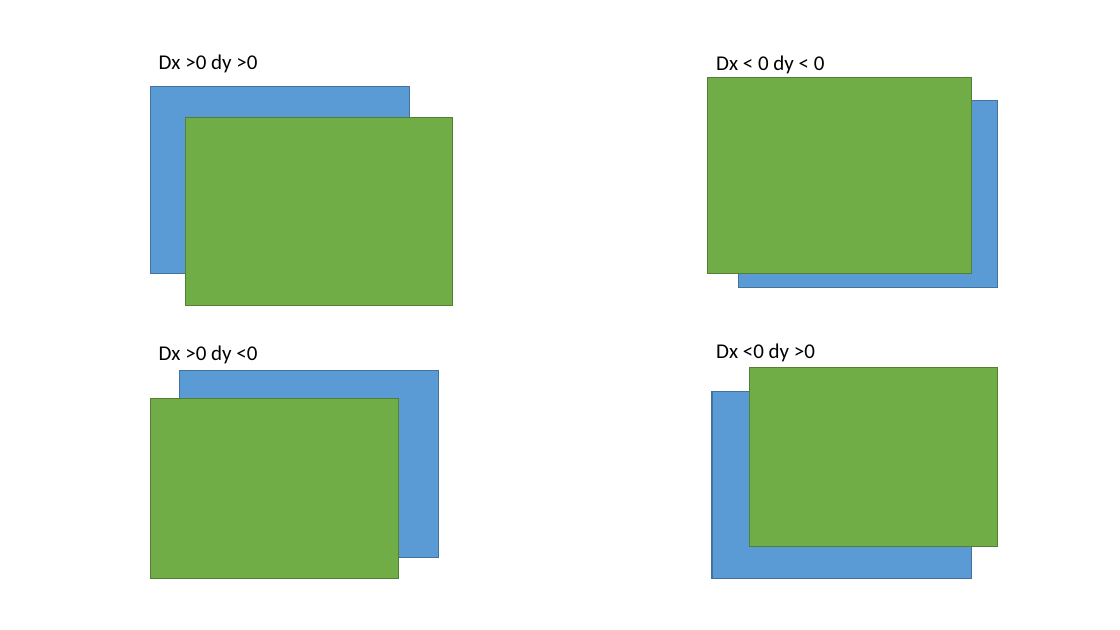
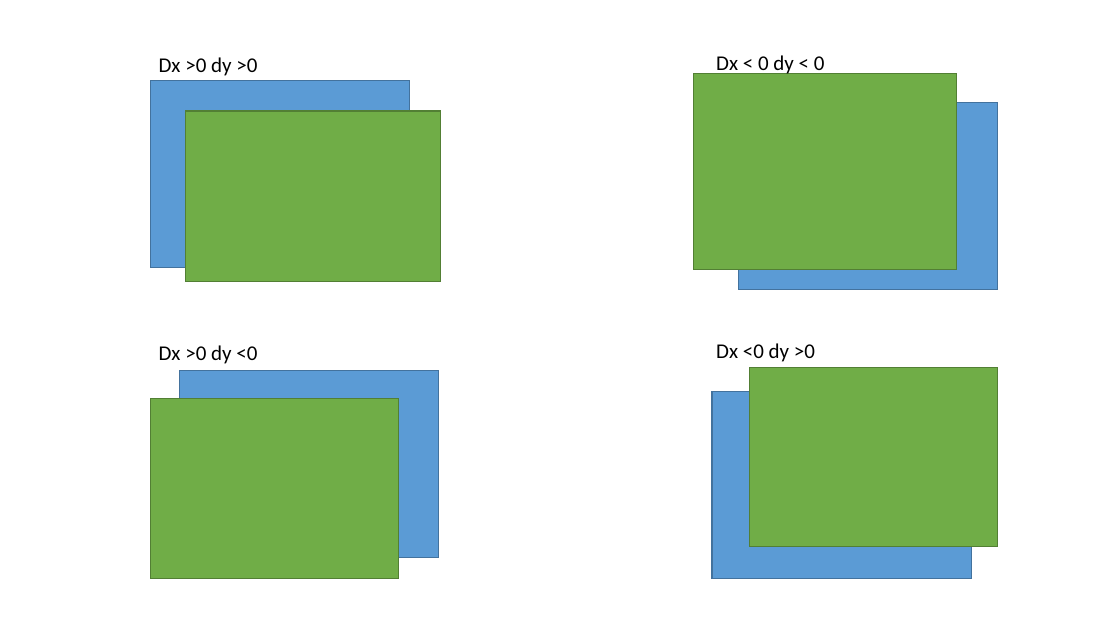
Before and after one commit to Keep-Passion/MicroscopicVideoStitch, a slide deck: slide 1 of stitching_direction.pptx. Drawn at 1120x630 pixels with LibreOffice and Linux fonts; fonts in the diff are those of the drawing. Boxes give left, top, right and bottom in pixels: in the first picture for what was removed or moved away, otherwise in the second. Text is boxed around its words. In the diff, an @@ line names an element or a change of style, - is before the commit and + after.

```diff
--- a/stitching_direction.pptx
+++ b/stitching_direction.pptx
@@ rectangle: place and size @@
-rectangle at (150, 87, 409, 274)
+rectangle at (150, 80, 409, 267)
@@ rectangle: place and size @@
-rectangle at (708, 77, 972, 273)
+rectangle at (694, 73, 958, 269)
@@ rectangle: place and size @@
-rectangle at (186, 117, 453, 305)
+rectangle at (186, 111, 440, 281)
```
Also in this commit, not shown: 5 other files.
